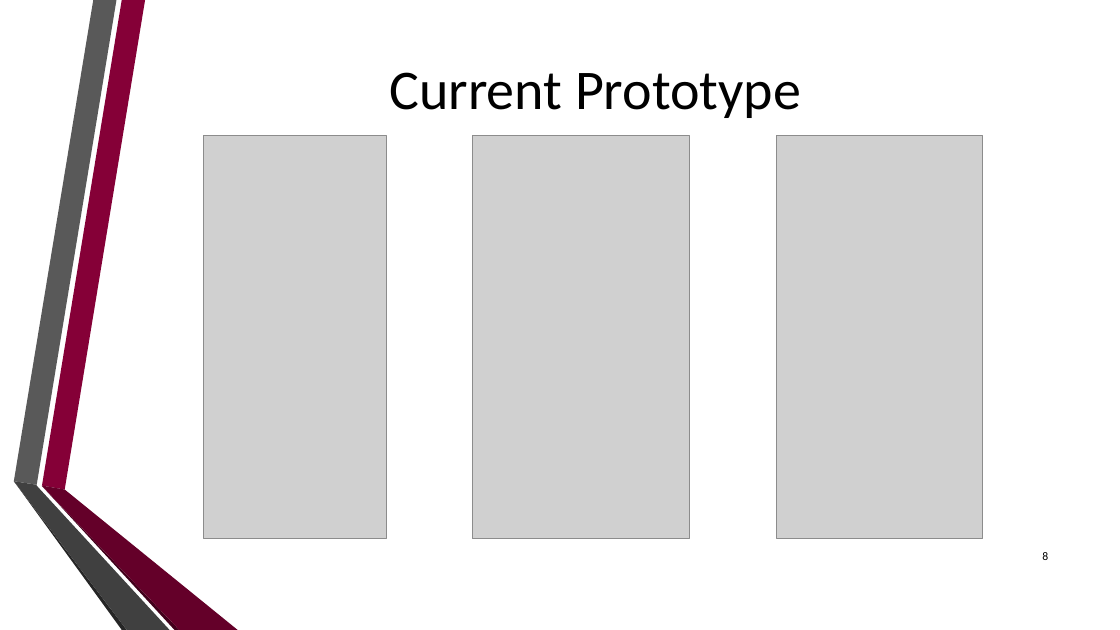
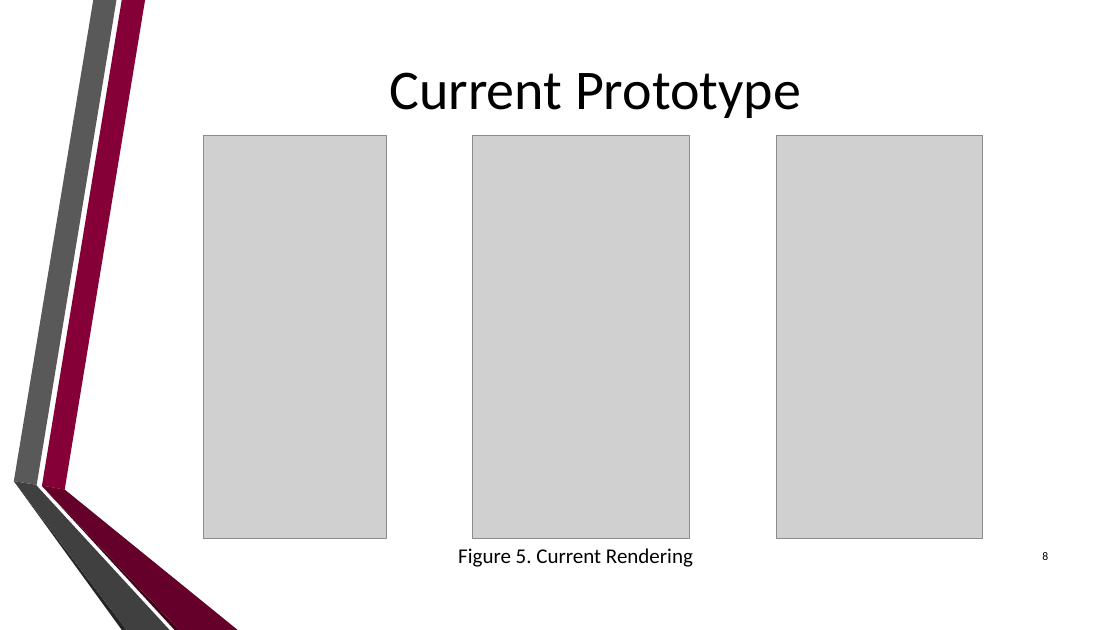
Before and after one commit to dan-olsen/SeniorDesign, a slide deck: slide 8 of Presentations/DesignPres/DesignPres-75.pptx. Drawn at 1120x630 pixels with LibreOffice and Linux fonts; fonts in the diff are those of the drawing; grey boxes stand for pictures; background and template pictures are left out. Boxes give left, top, right and bottom in pixels: in the first picture for what was removed or moved away, otherwise in the second. Text is boxed around its words. In the diff, an @@ line names an element or a change of style, - is before the commit and + after.

Commit message:
Fix Figure Numbers

```diff
--- a/Presentations/DesignPres/DesignPres-75.pptx
+++ b/Presentations/DesignPres/DesignPres-75.pptx
@@ text added at [458, 548, 693, 567], 18 pt, text #000000 @@
+Figure 5. Current Rendering
```
Also in this commit, not shown: 6 other slides changed.
